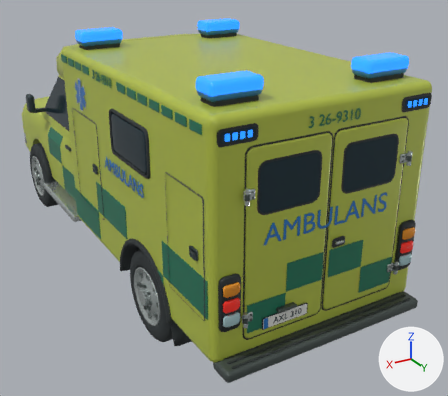
The glTF model vehicles/ambulance.glb as it was, and as the next commit left it.
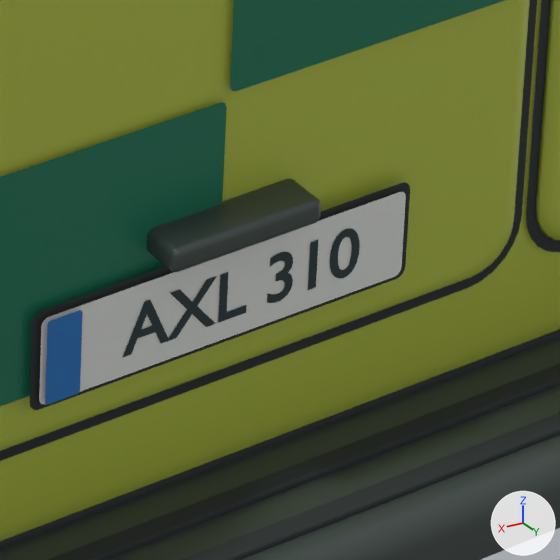
The first picture shows the older version from a 50 mm lens placed at (3.13, 6.65, 3.77), pointed at (-0.49, 0.61, 0.75). The close-ups show the older and then the newer version on the part from 58% to 73% of the width and 71% to 88% of the height of that picture. Only the edits that show in the close-ups are written down. Every picture has the same lights, and +X, +Y and +Z are marked at lower right. Where no turn or scale is listed for an object, it has been applied to the vertices.

The older version as bpy lines, for what is in view:
```python
me_blått_landsfält = bpy.data.meshes.new('Blått landsfält')
me_blått_landsfält.from_pydata(...)  # 28 vertices, 26 faces; spans x 0.593..0.635, y 3.132, z 0.7455..0.8445
me_blått_landsfält.materials.append(mat_police_reflective_blue)  # blue #2c79c4
me_kub_065 = bpy.data.meshes.new('Kub.065')
me_kub_065.from_pydata(...)  # 96 vertices, 188 faces; spans x -0.093..0.093, y -0.027..0.027, z -0.014..0.014
me_kub_065.materials.append(mat_graphite_trim)  # dark grey #4d5755
me_kub_068 = bpy.data.meshes.new('Kub.068')
me_kub_068.from_pydata(...)  # 96 vertices, 188 faces; spans x -1.0..1.0, y -0.01..0.01, z 0.0
me_kub_068.materials.append(mat_tire_rubber)  # dark grey #2c3234
ob_blått_landsfält = bpy.data.objects.new('Blått landsfält', me_blått_landsfält)
ob_blått_landsfält.location = (0.0, 0.0, 0.0)
ob_halkskydd_001 = bpy.data.objects.new('Halkskydd.001', me_kub_068)
ob_halkskydd_001.location = (0.0, 3.149, 0.558)
ob_skyltbelysning = bpy.data.objects.new('Skyltbelysning', me_kub_065)
ob_skyltbelysning.location = (0.413, 3.135, 0.884)
# also in view: 'Bakdörrens tätning' at (-0.41, 3.1, 1.51); 'Laststeg' at (0.0, 3.15, 0.5); 'Registreringsskylt bak' at (0.41, 3.13, 0.79); 'Bakdörrens tätning.001' at (0.41, 3.1, 1.51); 'Grön bakreflex.002' at (0.6, 3.12, 0.88)
```
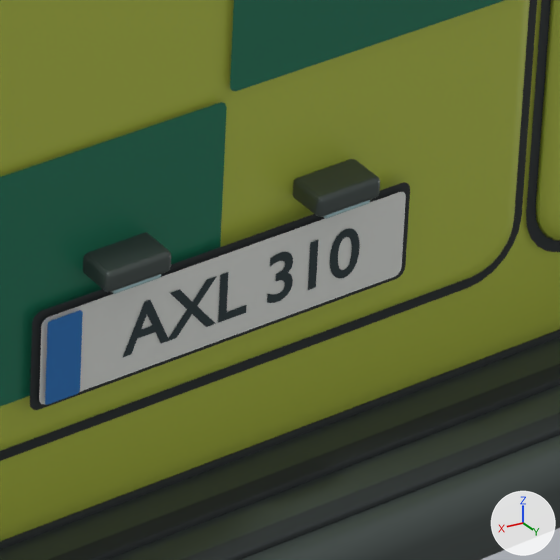
The change, as a list of edits to the scene's bpy script:
```text
Add me_kub_070_1:
    me_kub_070_1.from_pydata(...)  # 96 vertices, 188 faces; spans x -0.04..0.04, y -0.024..0.024, z -0.0125..0.0125
    me_kub_070_1.materials.append(mat_graphite_trim)  # dark grey #4d5755
Add me_kub_071_1:
    me_kub_071_1.from_pydata(...)  # 96 vertices, 188 faces; spans x -0.029..0.029, y -0.014..0.014, z -0.0035..0.0035
    me_kub_071_1.materials.append(mat_glass_reflection)  # cyan #add0d4
Remove ob_skyltbelysning:
    ob_skyltbelysning = bpy.data.objects.new('Skyltbelysning', me_kub_065)
    ob_skyltbelysning.location = (0.413, 3.135, 0.884)
Add ob_skyltbelysningens_hus_001:
    ob_skyltbelysningens_hus_001 = bpy.data.objects.new('Skyltbelysningens hus.001', me_kub_070_1)
    ob_skyltbelysningens_hus_001.location = (0.543, 3.134, 0.884)
Add ob_skyltbelysningens_hus:
    ob_skyltbelysningens_hus = bpy.data.objects.new('Skyltbelysningens hus', me_kub_070_1.copy())
    ob_skyltbelysningens_hus.location = (0.283, 3.134, 0.884)
Add ob_skyltbelysningens_diffusor_001:
    ob_skyltbelysningens_diffusor_001 = bpy.data.objects.new('Skyltbelysningens diffusor.001', me_kub_071_1)
    ob_skyltbelysningens_diffusor_001.location = (0.543, 3.141, 0.87)
Add ob_skyltbelysningens_diffusor:
    ob_skyltbelysningens_diffusor = bpy.data.objects.new('Skyltbelysningens diffusor', me_kub_071_1.copy())
    ob_skyltbelysningens_diffusor.location = (0.283, 3.141, 0.87)
```

Location of each change, [x1, y1, x2, y2] in pixels of the close-ups (560 x 560 px):
'Skyltbelysning', deleted: before [147, 179, 321, 272]
'Skyltbelysningens hus.001', added: after [83, 233, 171, 292]
'Skyltbelysningens hus', added: after [293, 159, 380, 217]
'Skyltbelysningens diffusor.001', added: after [112, 274, 161, 294]
'Skyltbelysningens diffusor', added: after [323, 200, 370, 219]
